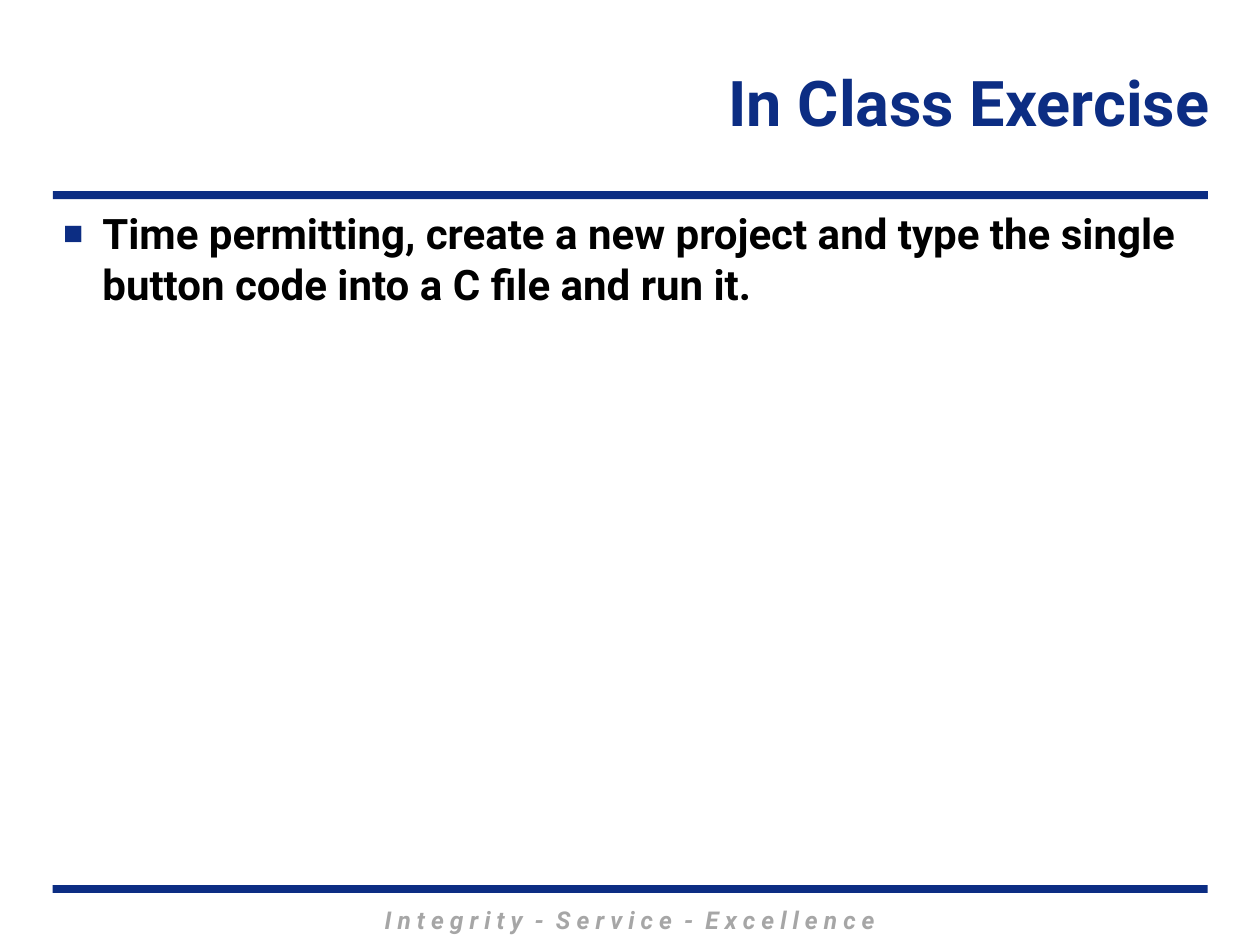
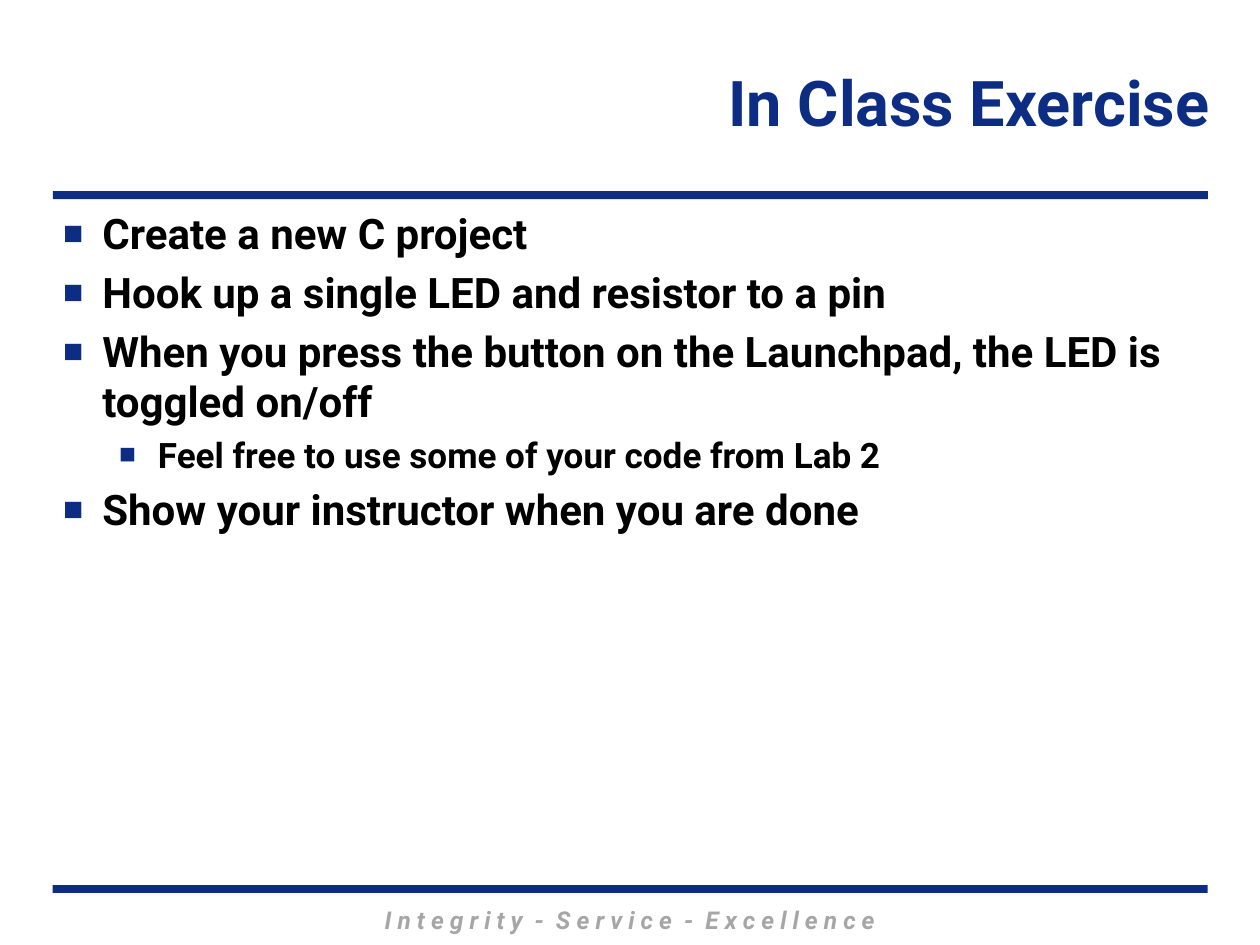
Before and after one commit to MarsUniversity/ECE382, a slide deck: slide 16 of source/lessons/lsn24-25/Lsn24-25.pptx. Drawn at 1260x945 pixels with LibreOffice and Linux fonts; fonts in the diff are those of the drawing; background and template pictures are left out. Boxes give left, top, right and bottom in pixels: in the first picture for what was removed or moved away, otherwise in the second. Text is boxed around its words. In the diff, an @@ line names an element or a change of style, - is before the commit and + after.

```diff
--- a/source/lessons/lsn24-25/Lsn24-25.pptx
+++ b/source/lessons/lsn24-25/Lsn24-25.pptx
@@ text at <box>102,218,1161,534</box>: text changed @@
-■ Time permitting, create a new project and type the single button code into a C file and run it.
+■ Create a new C project
+■ Hook up a single LED and resistor to a pin
+■ When you press the button on the Launchpad, the LED is toggled on/off
+  ■ Feel free to use some of your code from Lab 2
+■ Show your instructor when you are done
```
Also in this commit, not shown: 3 other slides changed, 1 other file.
